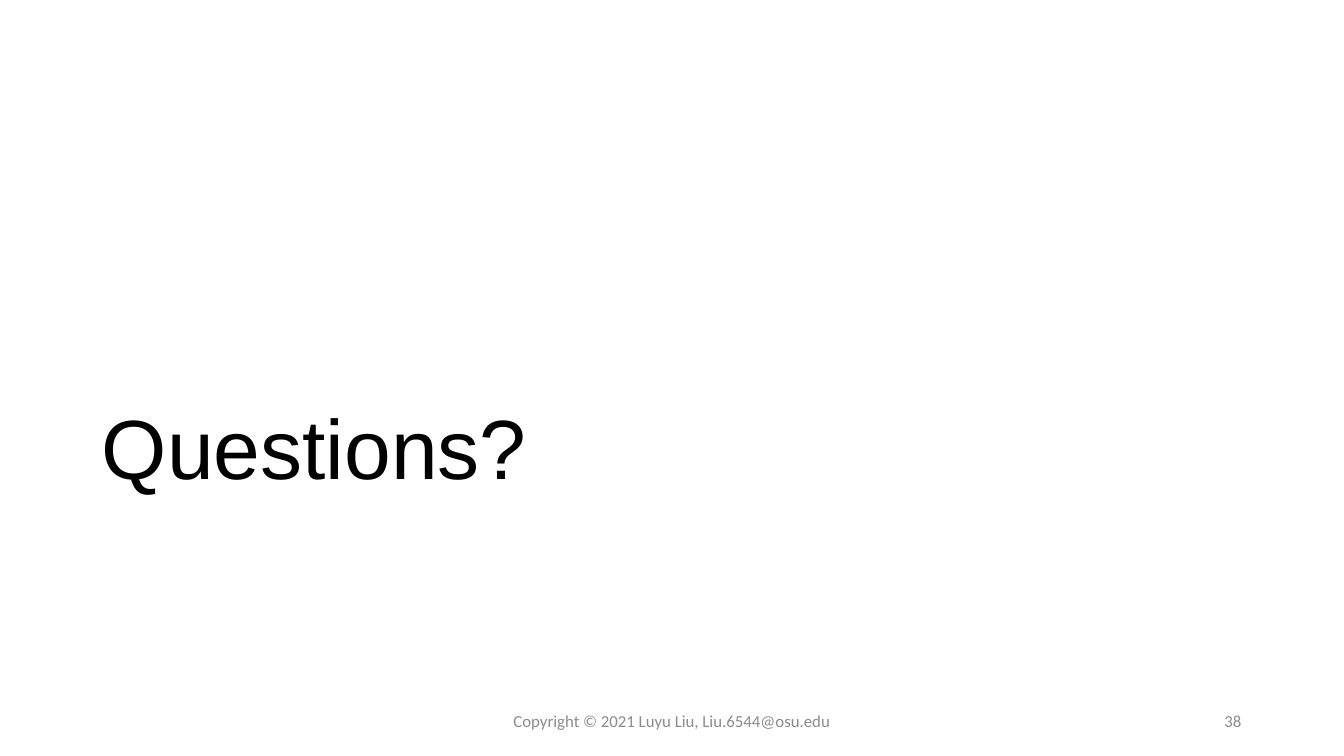
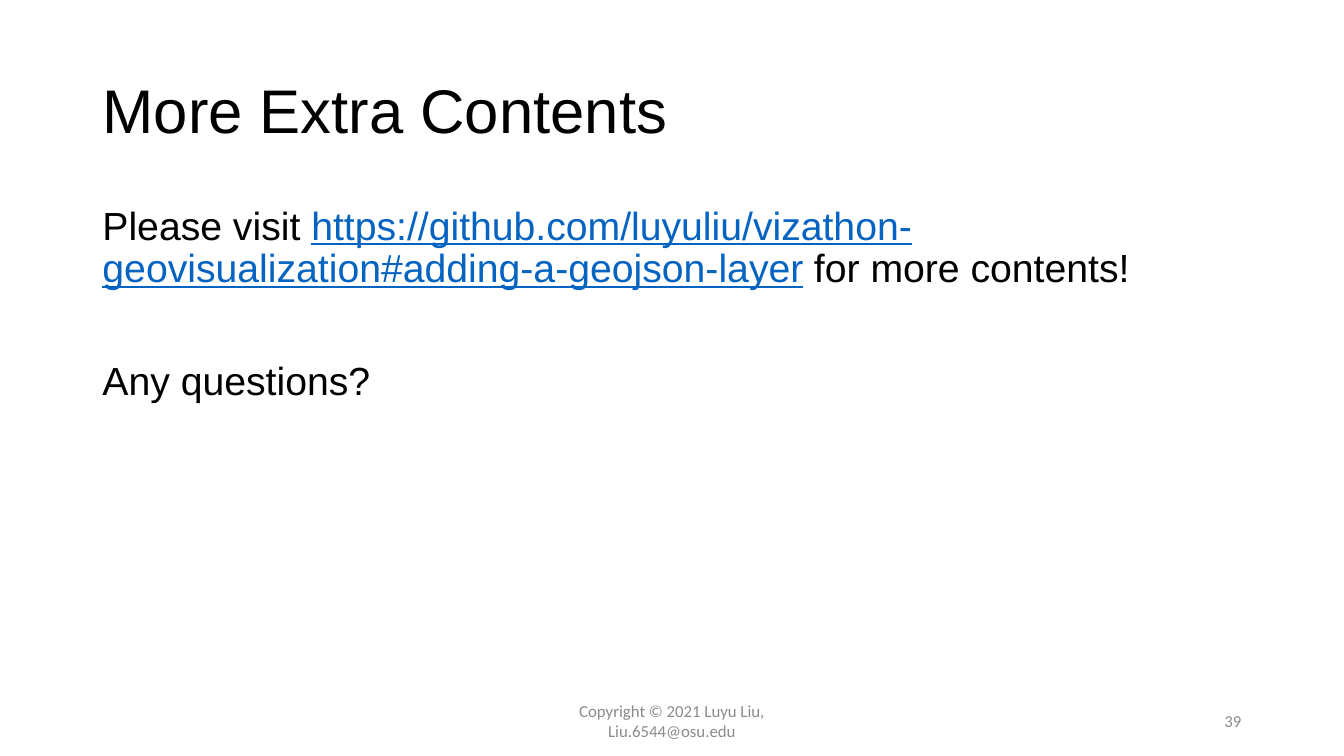
Before and after one commit to luyuliu/vizathon-geovisualization, a slide deck: slide 39 of doc/presentation_vizathon.pptx (slide 38 before the commit). Drawn at 1344x756 pixels with LibreOffice and Linux fonts; fonts in the diff are those of the drawing; background and template pictures are left out. Boxes give left, top, right and bottom in pixels: in the first picture for what was removed or moved away, otherwise in the second. Text is boxed around its words. In the diff, an @@ line names an element or a change of style, - is before the commit and + after.

```diff
--- a/doc/presentation_vizathon.pptx
+++ b/doc/presentation_vizathon.pptx
@@ title added at box(102, 90, 667, 134), 44 pt, text #000000 @@
+More Extra Contents
@@ text added at box(102, 211, 1130, 403), 28 pt, text #0563C1, underline @@
+Please visit https://github.com/luyuliu/vizathon-geovisualization#adding-a-geojson-layer for more contents!
+Any questions?
@@ title removed at box(102, 418, 527, 495) @@
-Questions?
@@ text at box(579, 705, 764, 739): text changed @@
-Copyright © 2021 Luyu Liu, Liu.6544@osu.edu
+Copyright © 2021 Luyu Liu,
+Liu.6544@osu.edu
@@ page number at box(1224, 716, 1241, 727): text changed @@
-38
+39
```
Also in this commit, not shown: 4 other slides changed, 1 slide added, 1 other file.
